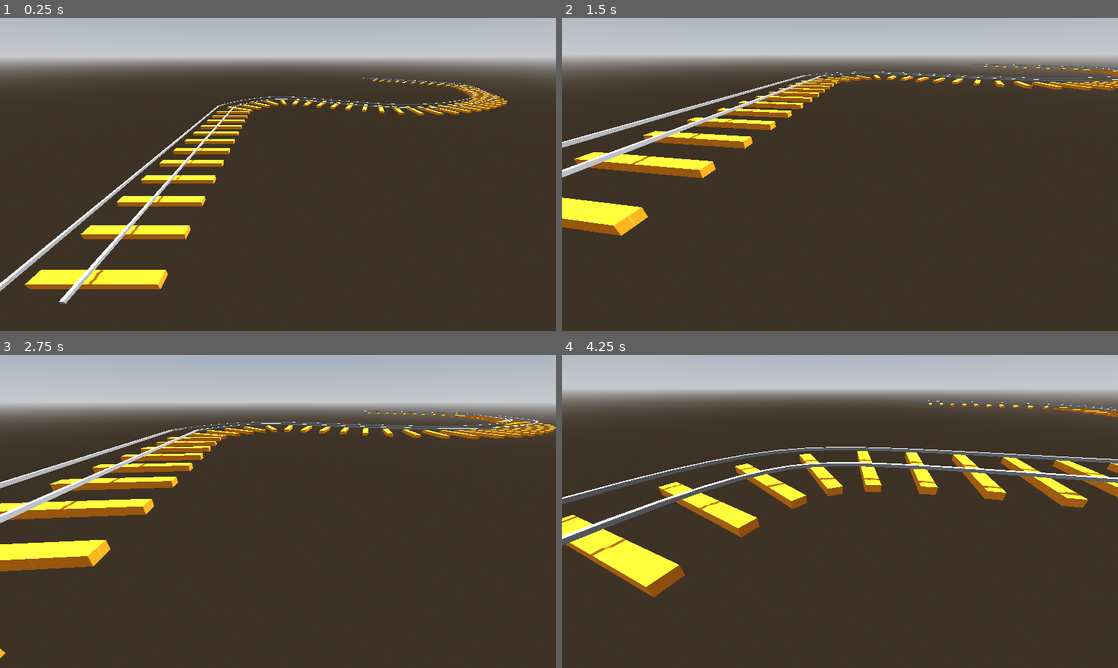
Above: before the commit, frames 1-4 (two rows, left to right).
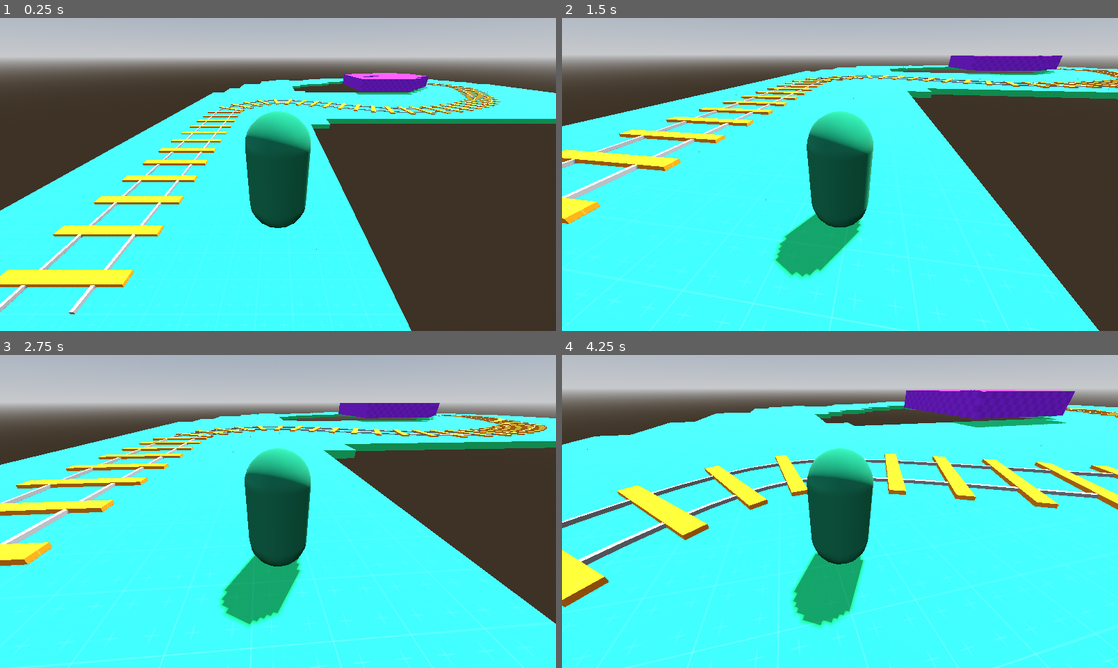
Above: after the commit, the same moments.

Repository: steelx/3d-train-fps
Game: Godot game, scene res://scenes/Level_1.tscn
Same seed, same stepped clock (60 frames per second), same inputs: the game is played once before the commit and once after it.
Inputs (mouse positions are in pixels of both pictures, inside the frame that each line leads up to):
- Up to frame 1 (0.25 s): no input
- Up to frame 2 (1.5 s): move the mouse to (867, 174) at 0.52 s; hold W (move_forward) from 0.53 s (still down); tap Space (jump) at 0.77 s; move the mouse to (812, 174) at 1.27 s
- Up to frame 3 (2.75 s): keep holding W (move_forward); tap Space (jump) at 1.52 s; move the mouse to (289, 505) at 2.02 s
- Up to frame 4 (4.25 s): keep holding W (move_forward); move the mouse to (834, 517) at 2.77 s; tap Space (jump) at 3.02, 3.77 s; move the mouse to (878, 514) at 3.52 s

The runs differ from the first frame. In frame 1, 45% of the frame differs, in the area x 0-100%, y 17-100%; in frame 2, 64%; in frame 3, 65%; in frame 4, 82%, in the area x 0-100%, y 11-100%.

Commit message:
fix: Train track updated

Diff:
--- a/scenes/Level_1.tscn
+++ b/scenes/Level_1.tscn
@@ -42,12 +42,13 @@
 environment = SubResource("Environment_612hj")
 
 [node name="Tracks" type="Path3D" parent="."]
+transform = Transform3D(1, 0, 0, 0, 1, 0, 0, 0, 1, 0, -0.5, 0)
 curve = SubResource("Curve3D_jpwsj")
 script = ExtResource("1_2shtd")
 distance_between_planks = 2.0
 
 [node name="MultiMeshInstance3D" type="MultiMeshInstance3D" parent="Tracks"]
-transform = Transform3D(1, 0, 0, 0, 1, 0, 0, 0, 1, 1, -0.5, 0)
+transform = Transform3D(1, 0, 0, 0, 1, 0, 0, 0, 1, -0.065, 0, 0)
 multimesh = SubResource("MultiMesh_0b3ep")
 
 [node name="CSGPolygon3D" type="CSGPolygon3D" parent="Tracks"]
@@ -78,10 +79,8 @@
 
 [node name="Player" parent="." instance=ExtResource("2_glj7y")]
 transform = Transform3D(1, 0, 0, 0, 1, 0, 0, 0, 1, 6.60159, 3.15649, 0)
-visible = false
 
 [node name="GridMap" type="GridMap" parent="."]
-visible = false
 mesh_library = ExtResource("3_pn64o")
 data = {
 "cells": PackedInt32Array(-2, 65535, 1, -1, 65535, 1, -65536, 65535, 1, -65535, 65535, 1, -65534, 65535, 1, -65533, 655 …(13028 unchanged characters)…
